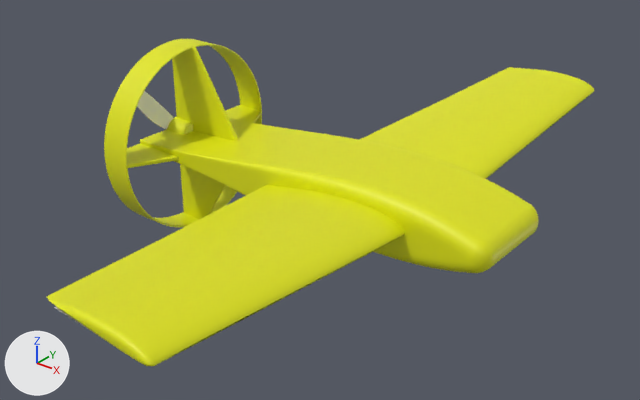
An edit to the FBX model Assets/Models/Drones/Health Drone FBX.fbx, drawn before and after from the same camera.
Camera for both pictures: a 50 mm lens placed at (1.184, -1.516, 0.86), pointed at (-0.013, -0.02, -0.068). Arrows for +X, +Y and +Z are at lower left; the lights stay in place. Where no turn or scale is listed for an object, it has been applied to the vertices. Vertices at the same position are counted once.

In view in the first picture: 'HealthDrone - Body', 'HealthDrone - Rotor', 'HealthDrone - Tail', 'HealthDrone - Wings', 'Panel Left'.
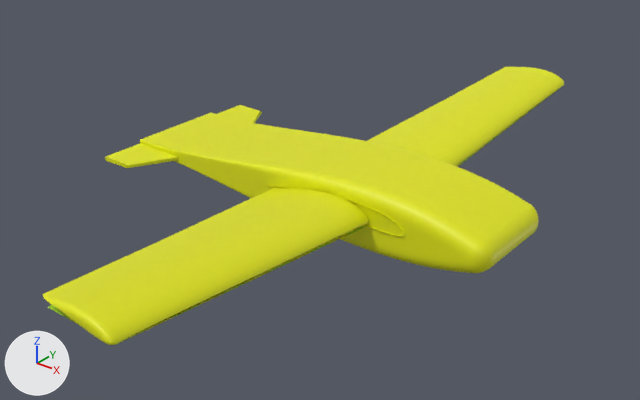
Where the newer file only moved an object's origin or applied its transform, the numbers keep the older frame.

Changed parts and their boxes (x1, y1, x2, y2) in the pictures (640 x 400 px):
'HealthDrone - Wings', mesh rescaled (7% shorter): before (47, 67, 594, 366); after (43, 67, 564, 345)
'HealthDrone - Tail', reshaped (66% shorter): before (104, 39, 262, 227); after (105, 105, 262, 168)
'HealthDrone - Rotor', deleted: before (137, 91, 173, 130)
'Pattern', added (green): after (48, 101, 543, 345)
    faces in mat_pattern (green #b0e719): (48, 104, 539, 345)
    faces in mat_base (yellow #e3e702): (69, 101, 543, 331)
'Panel Left', deleted: before (54, 307, 99, 336)
part 1 of me_healthdrone___lifting_body_concept_a_1__1__002, cut back (yellow): before (104, 39, 262, 227)

Edits to the bpy script that builds the scene:
```text
Change me_healthdrone___lifting_body_concept_a_1__1__001:
    where me_healthdrone___lifting_body_concept_a_1__1__001.from_pydata(...)  # 1556 vertices, 2919 faces; spans x -0.08..0.3, y -0.82..0.83, z -0.02..0.08
    used by ob_healthdrone___wings; location = (0.0, 0.0, 0.0)
    me_healthdrone___lifting_body_concept_a_1__1__001 part 2: the whole mesh is scaled about the mesh origin by (0.701, 1, 1)
Change me_healthdrone___lifting_body_concept_a_1__1__002:
    used by ob_healthdrone___tail; location = (0.0, 0.0, 0.0)
    remove me_healthdrone___lifting_body_concept_a_1__1__002.from_pydata(...)  # 1283 vertices, 2497 faces; spans x -0.539..-0.294, y -0.249..0.249, z -0.27..0.228
    add me_healthdrone___lifting_body_concept_a_1__1__002.from_pydata(...)  # 102 vertices, 147 faces; spans x -0.523..-0.379, y -0.249..0.249, z -0.026..-0.016
    me_healthdrone___lifting_body_concept_a_1__1__002 part 1: 1 vertex moved within x -0.44, y 0.249, z -0.021; 1181 vertices removed from x -0.539..-0.294, y -0.249..0.249, z -0.27..0.228
Add me_plane_005:
    me_plane_005.from_pydata(...)  # 96 vertices, 66 faces; spans x -0.05..0.21, y -0.81..0.81, z -0.02..0.04
    # faces by material slot: [32, 34]
    me_plane_005.materials.append(mat_base)  # yellow #e3e702
    me_plane_005.materials.append(mat_pattern)  # green #b0e719
Remove ob_pattern_left:
    ob_pattern_left = bpy.data.objects.new('Pattern Left', me_plane_004)
    ob_pattern_left.location = (0.248, -0.479, 0.013)
Remove ob_panel_left:
    ob_panel_left = bpy.data.objects.new('Panel Left', me_plane_001)
    ob_panel_left.location = (0.131, -0.477, 0.016)
Remove ob_healthdrone___rotor:
    ob_healthdrone___rotor = bpy.data.objects.new('HealthDrone - Rotor', me_healthdrone___lifting_body_concept_a_1__1__003)
    ob_healthdrone___rotor.location = (0.0, 0.0, 0.0)
Add ob_pattern:
    ob_pattern = bpy.data.objects.new('Pattern', me_plane_005)
    ob_pattern.location = (0.0, 0.0, 0.0)
```
